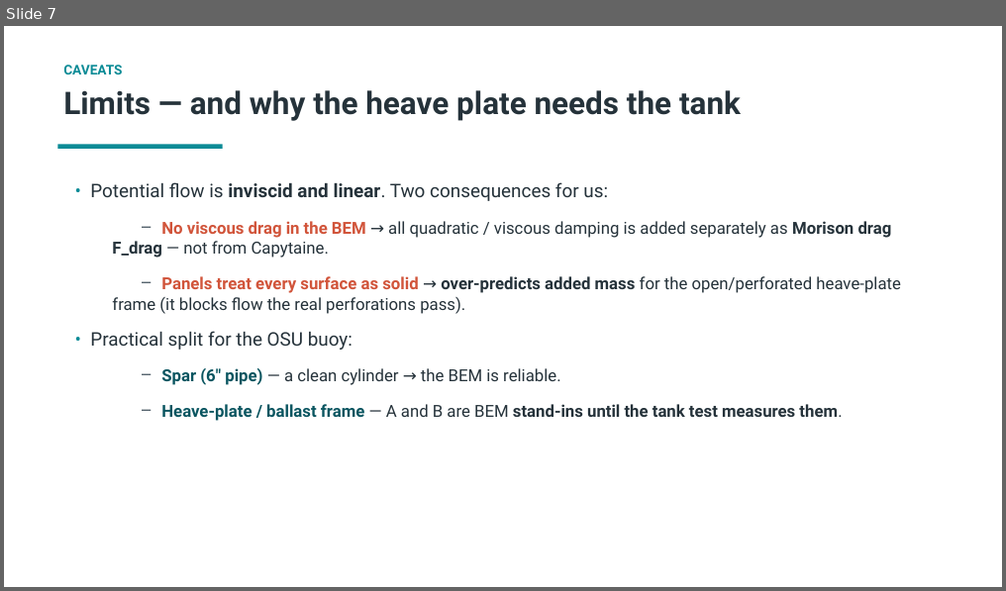
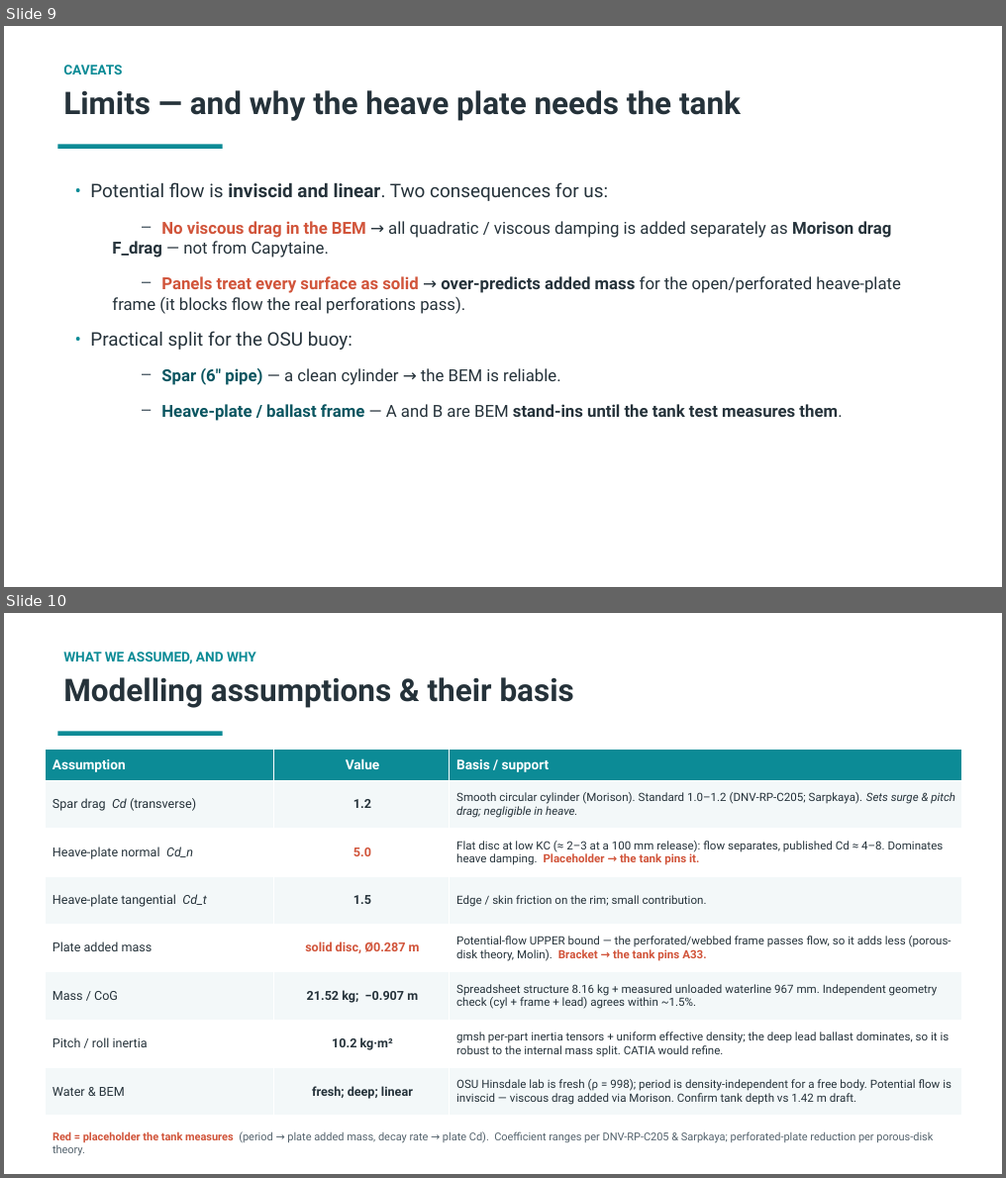
Before and after one commit to xabi80/HSP, a slide deck: studies/osu-test-buoy/Capytaine_analysis_OSU_buoy.pptx. Shown one above the other, each under a label of ours: slide 7 before the commit, slides 9 and 10 after it. The pictures are 1006x591 and 1006x1178 pixels, drawn with LibreOffice and Linux fonts; fonts in the diff are those of the drawing. Boxes give left, top, right and bottom in pixels: in the first picture for what was removed or moved away, otherwise in the second. Text is boxed around its words. In the diff, an @@ line names an element or a change of style, - is before the commit and + after.

```diff
--- a/studies/osu-test-buoy/Capytaine_analysis_OSU_buoy.pptx
+++ b/studies/osu-test-buoy/Capytaine_analysis_OSU_buoy.pptx
@@ slide 10 added at (4,613,1002,1174), background #FFFFFF @@
@@ text added at (63,652,256,664), 13 pt, text #0C8B96, bold @@
+WHAT WE ASSUMED, AND WHY
@@ text added at (63,677,574,708), 30 pt, text #25323A, bold @@
+Modelling assumptions & their basis
@@ rectangle added at (57,731,223,736), fill #0C8B96 @@
@@ table added at (46,750,962,1116), 8 rows, 3 columns @@
+Assumption | Value | Basis / support
+Spar drag Cd (transverse) | 1.2 | Smooth circular cylinder (Morison). Standard 1.0–1.2 (DNV-RP-C205; Sarpkaya). Sets surge & pitch drag; negligible in heave.
+Heave-plate normal Cd_n | 5.0 | Flat disc at low KC (≈ 2–3 at a 100 mm release): flow separates, published Cd ≈ 4–8. Dominates heave damping. Placeholder → the tank pins it.
+Heave-plate tangential Cd_t | 1.5 | Edge / skin friction on the rim; small contribution.
+Plate added mass | solid disc, Ø0.287 m | Potential-flow UPPER bound — the perforated/webbed frame passes flow, so it adds less (porous-disk theory, Molin). Bracket → the tank pins A33.
+Mass / CoG | 21.52 kg; −0.907 m | Spreadsheet structure 8.16 kg + measured unloaded waterline 967 mm. Independent geometry check (cyl + frame + lead) agrees within ~1.5%.
+Pitch / roll inertia | 10.2 kg·m² | gmsh per-part inertia tensors + uniform effective density; the deep lead ballast dominates, so it is robust to the internal mass split. CATIA would refine.
+Water & BEM | fresh; deep; linear | OSU Hinsdale lab is fresh (ρ = 998); period is density-independent for a free body. Potential flow is inviscid — viscous drag added via Morison. Confirm tank depth vs 1.42 m draft.
@@ text added at (53,1132,933,1157), 10.5 pt, text #54636D @@
+Red = placeholder the tank measures (period → plate added mass, decay rate → plate Cd). Coefficient ranges per DNV-RP-C205 & Sarpkaya; perforated-plate reduction per porous-disk theory.
@@ what was slide 7 is now slide 9 @@
```
Also in this commit, not shown: 2 other slides added, 4 other files.
